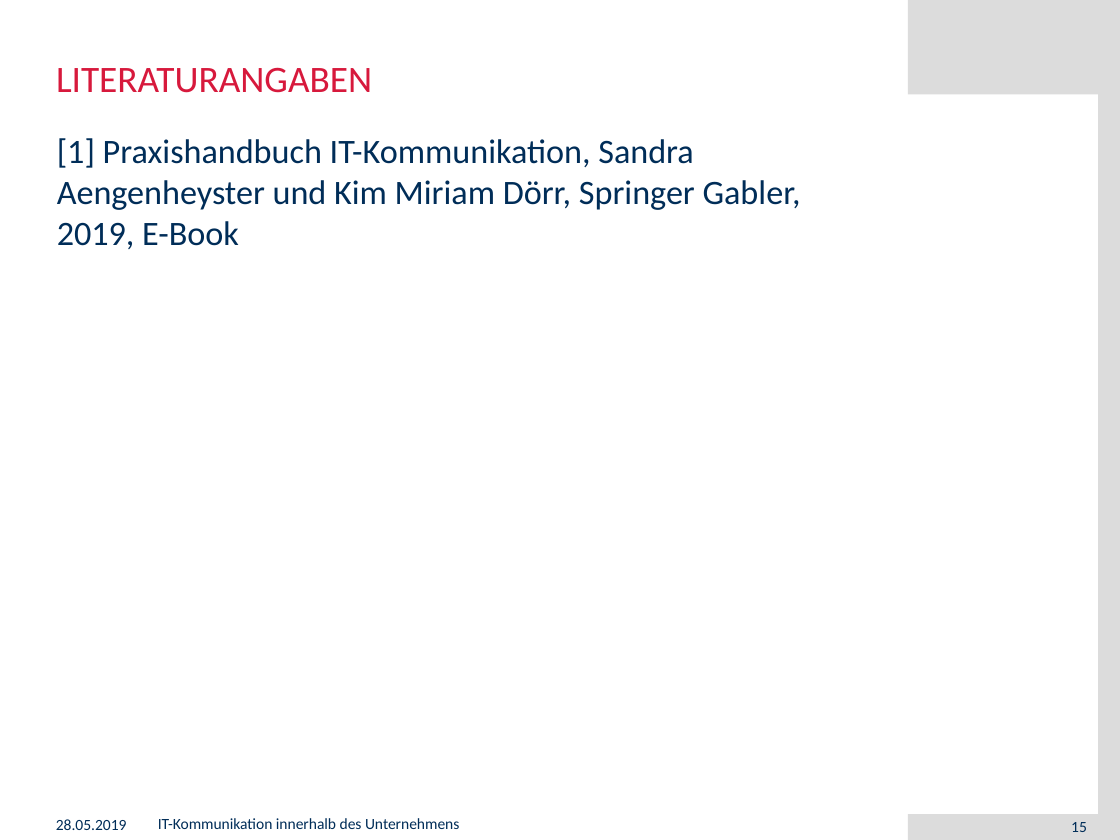
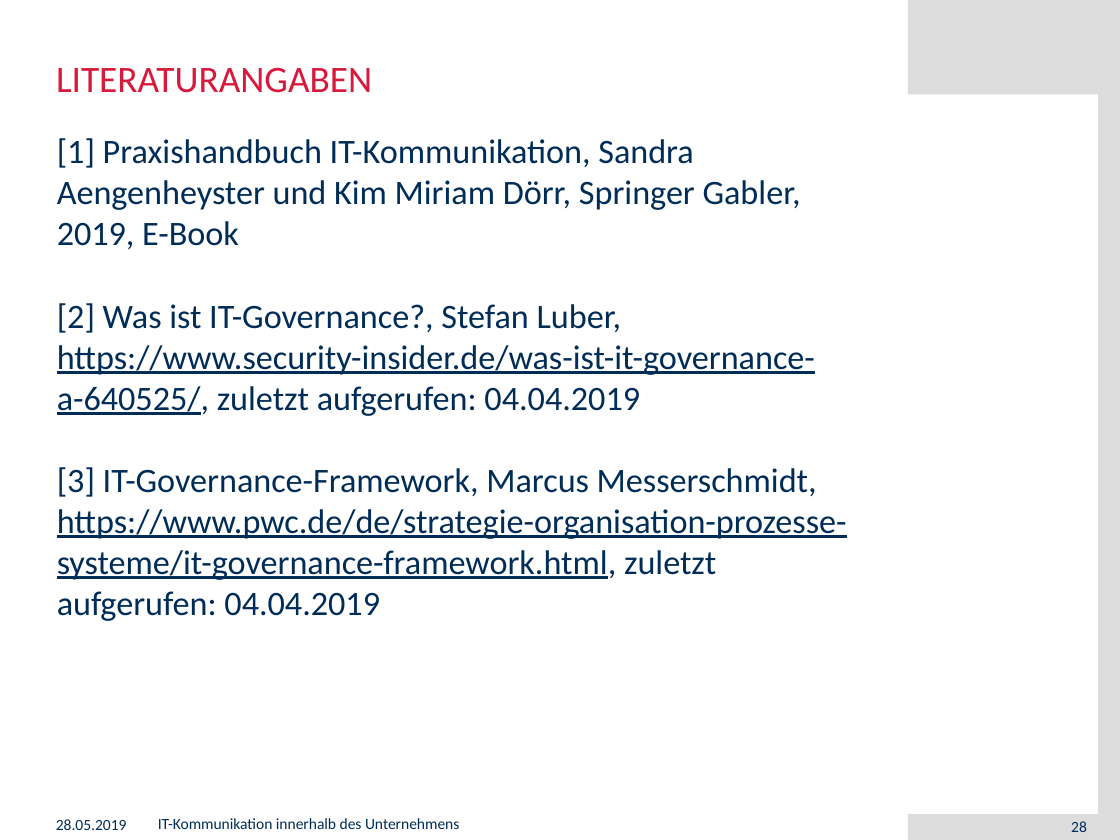
Before and after one commit to muensto/itm_vortrag_1233, a slide deck: slide 28 of 20190528.pptx (slide 15 before the commit). Drawn at 1120x840 pixels with LibreOffice and Linux fonts; fonts in the diff are those of the drawing; background and template pictures are left out. Boxes give left, top, right and bottom in pixels: in the first picture for what was removed or moved away, otherwise in the second. Text is boxed around its words. In the diff, an @@ line names an element or a change of style, - is before the commit and + after.

```diff
--- a/20190528.pptx
+++ b/20190528.pptx
@@ text at (57,303,847,621): paragraphs added @@
+[2] Was ist IT-Governance?, Stefan Luber, https://www.security-insider.de/was-ist-it-governance-a-640525/, zuletzt aufgerufen: 04.04.2019
+[3] IT-Governance-Framework, Marcus Messerschmidt, https://www.pwc.de/de/strategie-organisation-prozesse-systeme/it-governance-framework.html, zuletzt aufgerufen: 04.04.2019
@@ page number at (1071,821,1087,832): text changed @@
-15
+28
```
Also in this commit, not shown: 1 other slide changed, 13 slides added.
